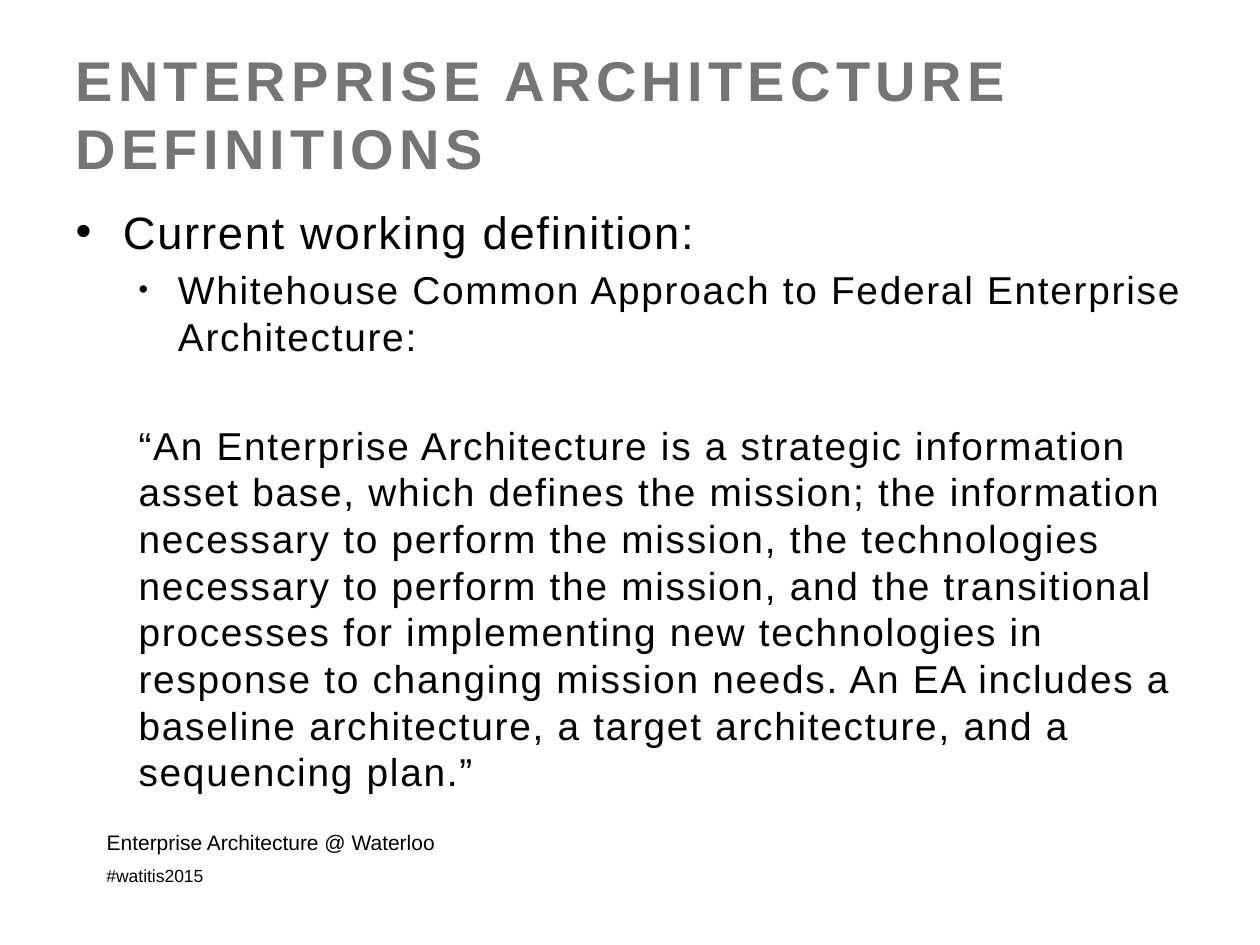
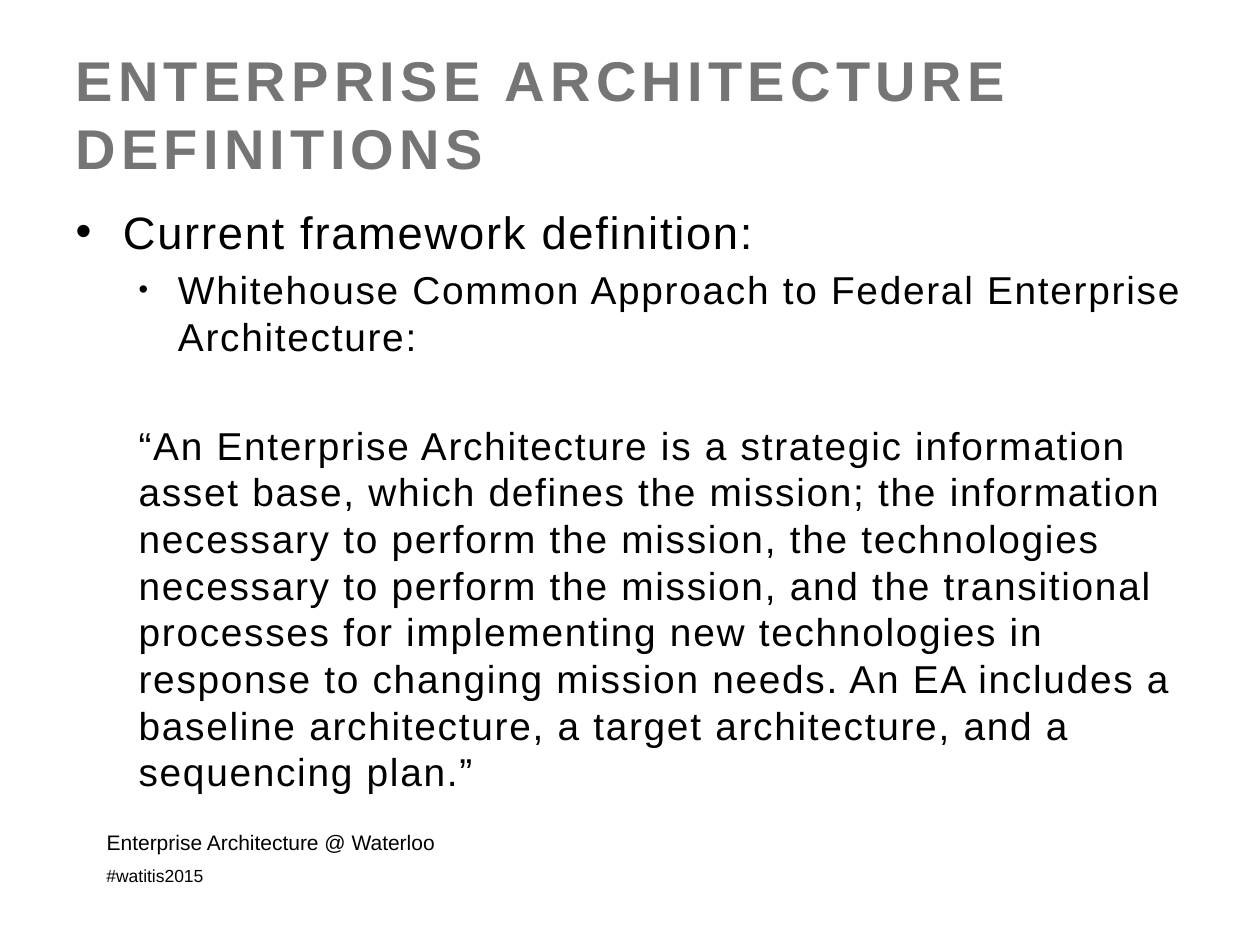
Before and after one commit to colinbellCA/presentation-istea-watitis2015, a slide deck: slide 21 of ISTEA-WatITis2015.pptx (slide 17 before the commit). Drawn at 1260x945 pixels with LibreOffice and Linux fonts; fonts in the diff are those of the drawing; background and template pictures are left out. Boxes give left, top, right and bottom in pixels: in the first picture for what was removed or moved away, otherwise in the second. Text is boxed around its words. In the diff, an @@ line names an element or a change of style, - is before the commit and + after.

```diff
--- a/ISTEA-WatITis2015.pptx
+++ b/ISTEA-WatITis2015.pptx
@@ text at bbox=[123, 216, 753, 250]: text changed @@
-• Current working definition:
+• Current framework definition:
```
Also in this commit, not shown: 9 other slides changed, 16 slides added, 3 other files.
